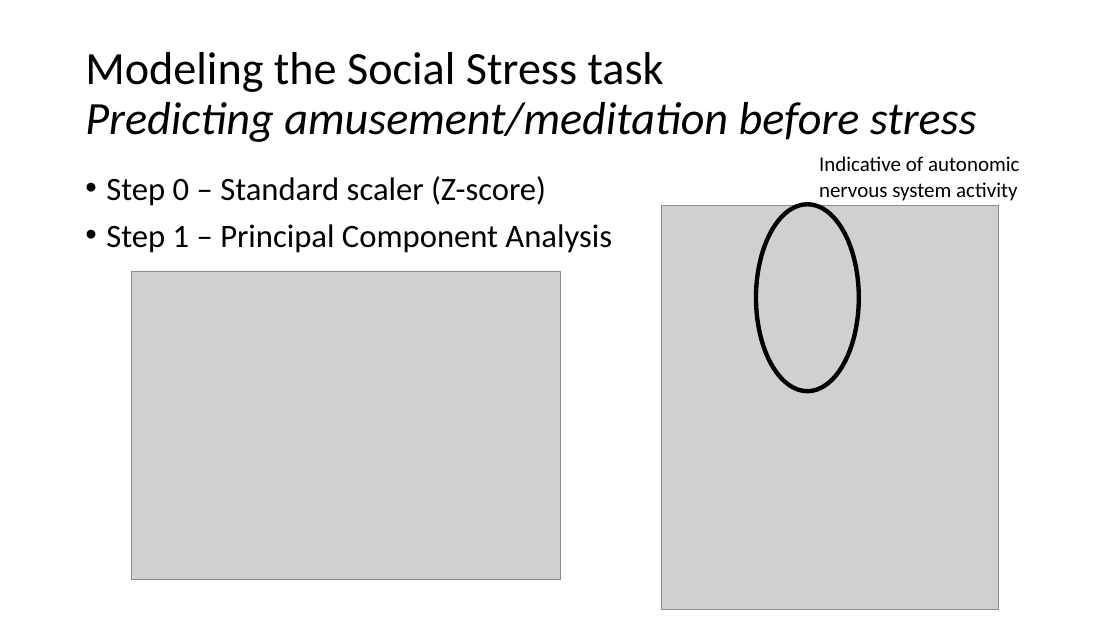
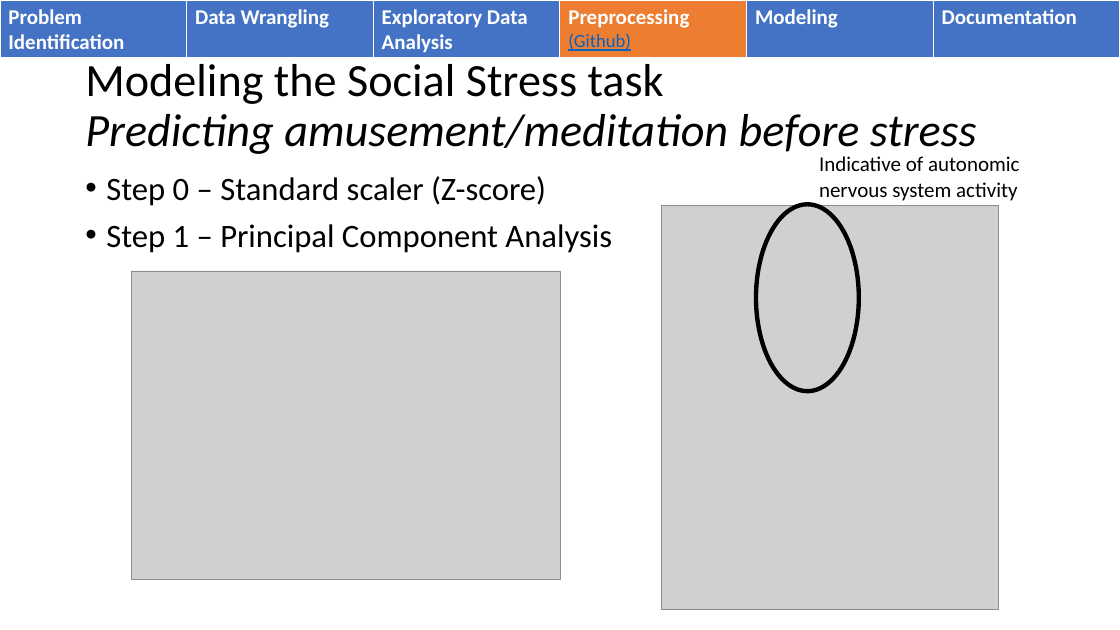
Before and after one commit to WalterPiTheScienceGuy/Springboard_Capstone2, a slide deck: slide 17 of Capstone2/reports/Springboard Capstone 2 ppt.pptx (slide 18 before the commit). Drawn at 1120x630 pixels with LibreOffice and Linux fonts; fonts in the diff are those of the drawing; grey boxes stand for pictures. Boxes give left, top, right and bottom in pixels: in the first picture for what was removed or moved away, otherwise in the second. Text is boxed around its words. In the diff, an @@ line names an element or a change of style, - is before the commit and + after.

```diff
--- a/Capstone2/reports/Springboard Capstone 2 ppt.pptx
+++ b/Capstone2/reports/Springboard Capstone 2 ppt.pptx
@@ table added at (0,0,1119,59), 1 rows, 6 columns @@
+Problem Identification | Data Wrangling | Exploratory Data Analysis | Preprocessing (Github) | Modeling | Documentation
@@ title "Modeling the Social Stress task ..." rewrapped from (85,52,977,142) to (85,64,977,158) @@
```
Also in this commit, not shown: 19 other slides changed, 1 slide added, 2 slides removed.
